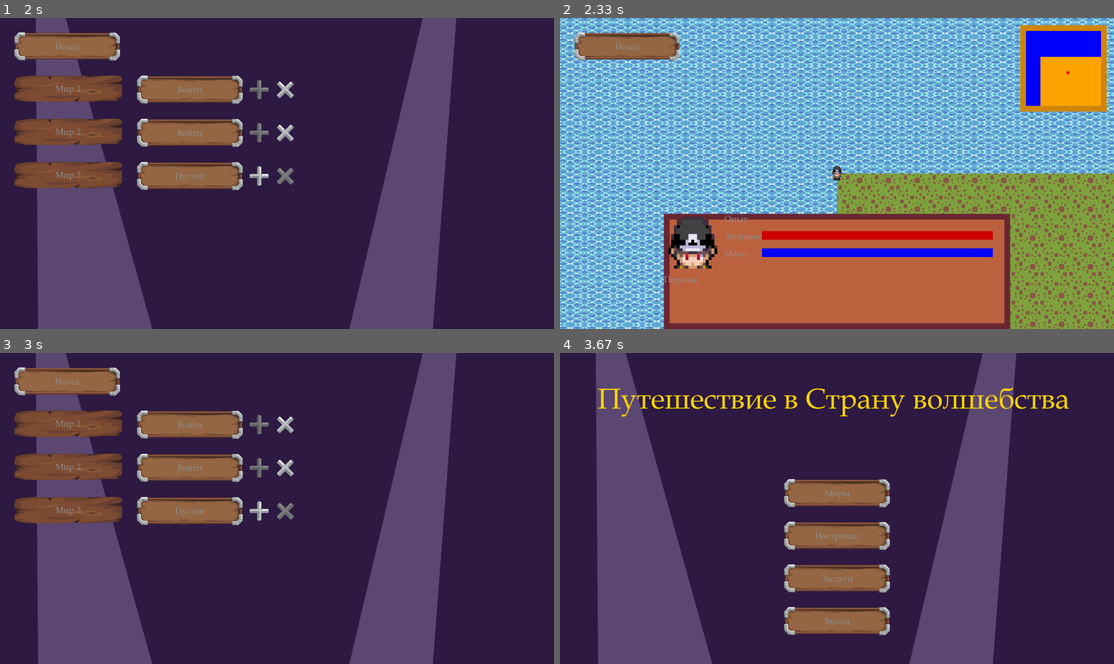
Above: before the commit, frames 1-4 (two rows, left to right).
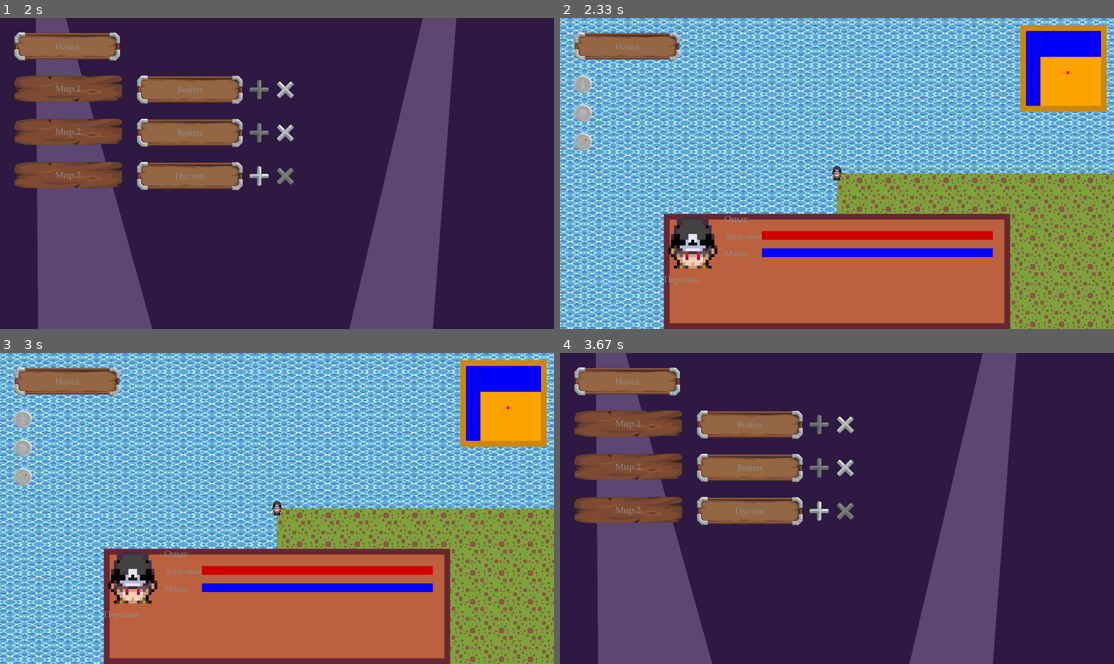
Above: after the commit, the same moments.

Repository: AlekseevValeriy/Journey-to-the-Land-of-Magic
Game: pygame game, started from src/module/main.py
Same seed, same stepped clock (60 frames per second), same inputs: the game is played once before the commit and once after it.
Inputs (mouse positions are in pixels of both pictures, inside the frame that each line leads up to):
- Up to frame 1 (2 s): press the mouse at (282, 195) at 0.37 s; move the mouse to (210, 185) at 0.47 s; release the mouse at (144, 176) at 0.6 s; press the mouse at (66, 45) at 0.7 s; move the mouse to (116, 55) at 0.8 s; release the mouse at (166, 61) at 0.93 s; press the mouse at (277, 157) at 1.03 s; move the mouse to (349, 189) at 1.13 s; release the mouse at (421, 223) at 1.27 s; press the mouse at (66, 45) at 1.37 s; move the mouse to (66, 73) at 1.47 s; release the mouse at (66, 105) at 1.6 s; press the mouse at (277, 157) at 1.7 s; move the mouse to (199, 189) at 1.8 s; release the mouse at (121, 223) at 1.93 s
- Up to frame 2 (2.33 s): press the mouse at (748, 133) at 2.03 s; move the mouse to (897, 92) at 2.13 s; release the mouse at (1041, 55) at 2.27 s
- Up to frame 3 (3 s): press the mouse at (22, 446) at 2.37 s; move the mouse to (138, 421) at 2.47 s; release the mouse at (249, 393) at 2.6 s; press the mouse at (66, 380) at 2.7 s; move the mouse to (243, 402) at 2.8 s; release the mouse at (415, 421) at 2.93 s
- Up to frame 4 (3.67 s): tap X at 3 s; press the mouse at (626, 380) at 3.37 s; move the mouse to (798, 455) at 3.47 s; release the mouse at (975, 530) at 3.6 s

Frame 1 is identical in both runs. In frame 2, 0.4% of the frame differs, in the area x 2-6%, y 18-43%; in frame 3, 98%, in the area x 0-100%, y 0-100%; in frame 4, 20%.

Commit message:
20.12.2023

Diff:
--- a/data/json/game_buttons_data.json
+++ b/data/json/game_buttons_data.json
@@ -27,6 +27,42 @@
         50
       ]
     },
+    "person_menu_enter_button": {
+      "button_class": "button",
+      "texture": {
+        "passive": "..//..//data//textures//buttons//enter_person_menu_button.png",
+        "active": "..//..//data//textures//buttons//enter_person_menu_button_active.png"
+      },
+      "status": "passive",
+      "position": [
+        50,
+        200
+      ]
+    },
+    "bag_menu_enter_button": {
+      "button_class": "button",
+      "texture": {
+        "passive": "..//..//data//textures//buttons//enter_bag_menu_button.png",
+        "active": "..//..//data//textures//buttons//enter_bag_menu_button_active.png"
+      },
+      "status": "passive",
+      "position": [
+        50,
+        300
+      ]
+    },
+    "map_menu_enter_button": {
+      "button_class": "button",
+      "texture": {
+        "passive": "..//..//data//textures//buttons//enter_map_menu_button.png",
+        "active": "..//..//data//textures//buttons//enter_map_menu_button_active.png"
+      },
+      "status": "passive",
+      "position": [
+        50,
+        400
+      ]
+    },
     "object_sb_status_bat_frame_button": {
       "button_class": "button",
       "texture": {
@@ -234,7 +270,7 @@
     }
   },
   "persons_menu": {
-    "back_button": {
+    "back_to_game": {
       "button_class": "button + text",
       "texture": {
         "passive": "..//..//data//textures//buttons//button.png",
@@ -263,7 +299,7 @@
     }
   },
   "inventory_menu": {
-    "back_button": {
+    "back_to_game": {
       "button_class": "button + text",
       "texture": {
         "passive": "..//..//data//textures//buttons//button.png",
@@ -292,7 +328,7 @@
     }
   },
   "map_menu": {
-    "back_button": {
+    "back_to_game": {
       "button_class": "button + text",
       "texture": {
         "passive": "..//..//data//textures//buttons//button.png",
--- a/src/module/buttons_menu.py
+++ b/src/module/buttons_menu.py
@@ -57,7 +57,8 @@
 
     def draw_objects(self, menu_name):
         # tuple(map(lambda object: self.objects_data[menu_name][object].draw(), self.objects_data[menu_name]))
-        tuple(map(lambda object: self.objects_data[menu_name][object].draw() if type(self.objects_data[menu_name][object]) != dict else False, self.objects_data[menu_name]))
+        if menu_name in self.objects_data:
+            tuple(map(lambda object: self.objects_data[menu_name][object].draw() if type(self.objects_data[menu_name][object]) != dict else False, self.objects_data[menu_name]))
 
 
     def cursor_reader(self) -> None:
--- a/src/module/game_buttons_menu.py
+++ b/src/module/game_buttons_menu.py
@@ -1,5 +1,6 @@
 from sys import exit
 
+import pygame.image
 from pygame import MOUSEMOTION, MOUSEBUTTONDOWN, MOUSEBUTTONUP, QUIT, KEYDOWN, KEYUP, K_x
 from pygame.display import update
 from pygame.event import get
@@ -13,8 +14,12 @@
 class GameButtonsMenu(ButtonsMenu):
     def __init__(self, screen, clock, frame_rate, buttons_file_path, sample_world=None):
         super().__init__(screen=screen, clock=clock, frame_rate=frame_rate, buttons_file_path=buttons_file_path)
-        self.add_other_data(move=False)
-        self.add_button_bind(back_button=self.end_menu)
+        self.add_other_data(move=False, background = pygame.image.load('..//..//data//textures//backgrounds//backgorund.png').convert())
+        self.add_button_bind(back_button=self.end_menu,
+                             person_menu_enter_button=self.to_person_menu,
+                             bag_menu_enter_button=self.to_bag_menu,
+                             map_menu_enter_button=self.to_map_menu,
+                             back_to_game=self.to_game_menu)
         self.keys_dict = {1073741903: 'right', 1073741904: 'left', 1073741906: 'up', 1073741905: 'down'}
         self.world = None
         self.player = None
@@ -24,17 +29,16 @@
     def create_button_objects(self):
         objects_sb = self.objects_data['game_menu']['sb']
         self.objects_data['game_menu']['sb'] = StatusBar(self.screen,
-                                                            *tuple(map(lambda name: objects_sb[name], objects_sb)))
+                                                         *tuple(map(lambda name: objects_sb[name], objects_sb)))
         objects_mp = self.objects_data['game_menu']['mp']
         self.objects_data['game_menu']['mp'] = WorldMap(self.screen,
-                                                         *tuple(map(lambda name: objects_mp[name], objects_mp)))
-
+                                                        *tuple(map(lambda name: objects_mp[name], objects_mp)))
 
     def create_world(self, world):
         self.world = World(self.screen, world)
 
     def create_player(self, person, position):
-        self.player =  Player(self.screen, position, person)
+        self.player = Player(self.screen, position, person)
 
     def start_menu(self) -> None:
         self.objects_data['game_menu']['mp'].set_world_map(self.sample_world)
@@ -46,39 +50,47 @@
 
     def menu_process(self) -> None:
         while self.menu_process_flag:
-            self.draw_background()
-            self.game_unit()
+            if self.present_menu == 'game_menu':
+                self.game_unit()
+                self.objects_data['game_menu']['sb'].dead_check()
+            else:
+                self.draw_background()
             self.draw_buttons(self.present_menu)
             self.draw_objects(self.present_menu)
-            self.objects_data['game_menu']['sb'].dead_check()
+            self.cursor_reader()
+
             if self.menu_process_flag:
                 update()
                 self.clock.tick(self.frame_rate)
+
+    def draw_background(self) -> None:
+        self.screen.blit(self.other_data['background'], (0, 0))
 
     def game_unit(self) -> None:
         self.screen.fill('white')
         self.world.draw_world(self.player.get_position())
         self.player.draw_player()
-        self.cursor_reader()
 
     def cursor_reader(self) -> None:
         for event in get():
             if event.type == QUIT:
                 self.menu_process_flag = False
                 exit()
-            elif event.type == KEYDOWN and self.objects_data['game_menu']['sb'].get_persona_status():
-                if self.keys_dict.get(event.key, False):
-                    self.objects_data['game_menu']['mp'].set_player_position(self.player.get_position())
-                    self.run_action(self.keys_dict[event.key])
-                if event.key == K_x:
-                    print('x')
-                    self.objects_data['game_menu']['sb'].reduce_parameter('hp', 10)
-            elif event.type == KEYUP:
-                if self.keys_dict.get(event.key, False) or not self.objects_data['game_menu']['sb'].get_persona_status():
-                    self.stand_action()
+            if self.present_menu == 'game_menu':
+                if event.type == KEYDOWN and self.objects_data['game_menu']['sb'].get_persona_status():
+                    if self.keys_dict.get(event.key, False):
+                        self.objects_data['game_menu']['mp'].set_player_position(self.player.get_position())
+                        self.run_action(self.keys_dict[event.key])
+                    if event.key == K_x:
+                        print('x')
+                        self.objects_data['game_menu']['sb'].reduce_parameter('hp', 10)
+                elif event.type == KEYUP:
+                    if self.keys_dict.get(event.key, False) or not self.objects_data['game_menu'][
+                        'sb'].get_persona_status():
+                        self.stand_action()
 
 
-            elif event.type == MOUSEMOTION:
+            if event.type == MOUSEMOTION:
                 buttons = self.buttons_data[self.present_menu]
                 for button in buttons:
                     if event.pos in buttons[button] and not buttons[button].status == 'unactive':
@@ -107,6 +119,20 @@
     def stand_action(self):
         self.other_data['move'] = False
 
+    # ---------сектор действий кнопок меню---------
+
     def end_menu(self) -> None:
         self.menu_process_flag = False
         self.other_data['move'] = False
+
+    def to_person_menu(self):
+        self.present_menu = 'persons_menu'
+
+    def to_bag_menu(self):
+        self.present_menu = 'inventory_menu'
+
+    def to_map_menu(self):
+        self.present_menu = 'map_menu'
+
+    def to_game_menu(self):
+        self.present_menu = 'game_menu'
Binary file added: data/textures/buttons/enter_bag_menu_button.png
Binary file added: data/textures/buttons/enter_bag_menu_button_active.png
Binary file added: data/textures/buttons/enter_map_menu_button.png
Binary file added: data/textures/buttons/enter_map_menu_button_active.png
Binary file added: data/textures/buttons/enter_person_menu_button.png
Binary file added: data/textures/buttons/enter_person_menu_button_active.png
Not shown, added: data/textures/icon/icon.svg
